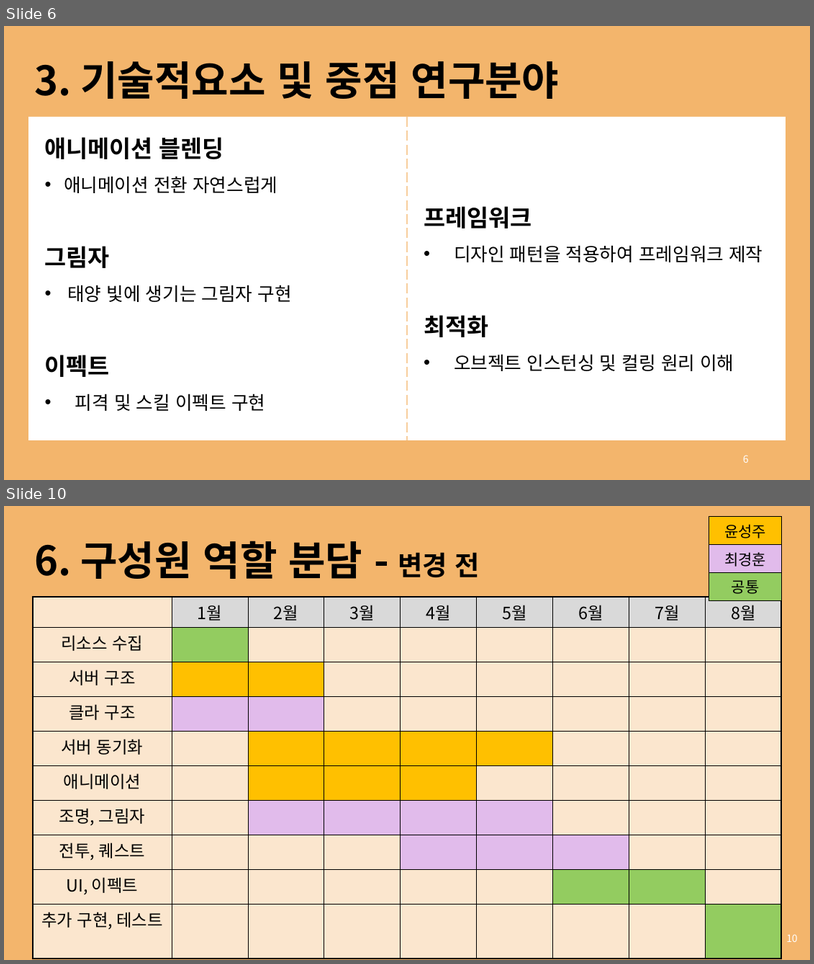
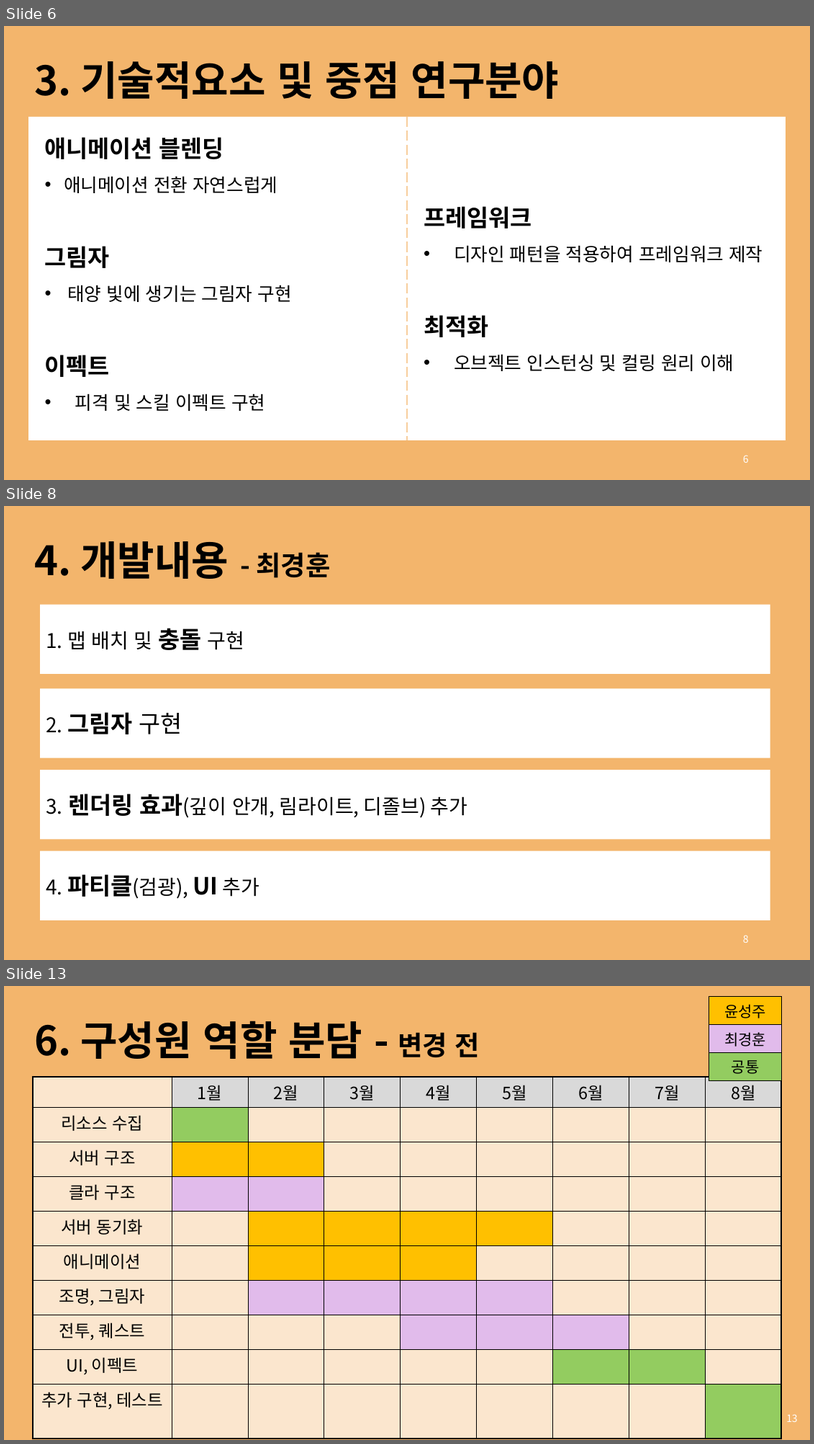
Before and after one commit to rg7155/2022_GraduationProject, a slide deck: 발표자료/2. 중간발표/의뢰인_윤성주, 최경훈.pptx. Shown one above the other, each under a label of ours: slides 6 and 10 before the commit, slides 6, 8 and 13 after it; the slides between them are not shown. The pictures are 814x964 and 814x1444 pixels, drawn with LibreOffice and Linux fonts; fonts in the diff are those of the drawing. Boxes give left, top, right and bottom in pixels: in the first picture for what was removed or moved away, otherwise in the second. Text is boxed around its words. In the diff, an @@ line names an element or a change of style, - is before the commit and + after.

Commit message:
바닥 이펙트 (플, 몬)  추가

```diff
--- a/발표자료/2. 중간발표/의뢰인_윤성주, 최경훈.pptx
+++ b/발표자료/2. 중간발표/의뢰인_윤성주, 최경훈.pptx
@@ slide 8 added at (4, 506, 810, 960), background #F3B56C @@
@@ text added at (35, 541, 331, 579), 48 pt, text #000000, bold @@
+4. 개발내용 - 최경훈
@@ rectangle added at (40, 605, 771, 674), fill #FFFFFF, 24 pt, text #000000 @@
+1. 맵 배치 및 충돌 구현
@@ rectangle added at (40, 689, 771, 758), fill #FFFFFF, 28 pt, text #000000 @@
+2. 그림자 구현
@@ rectangle added at (40, 770, 771, 839), fill #FFFFFF, 24 pt, text #000000 @@
+3. 렌더링 효과(깊이 안개, 림라이트, 디졸브) 추가
@@ rectangle added at (40, 851, 771, 921), fill #FFFFFF, 24 pt, text #000000 @@
+4. 파티클(검광), UI 추가
@@ page number added at (743, 934, 749, 942), 12 pt, text #FFFFFF @@
+8
@@ what was slide 10 is now slide 13 @@
@@ page number at (787, 1414, 798, 1422): text changed @@
-10
+13
```
Also in this commit, not shown: 3 slides changed, 2 other slides added, 19 other files.
